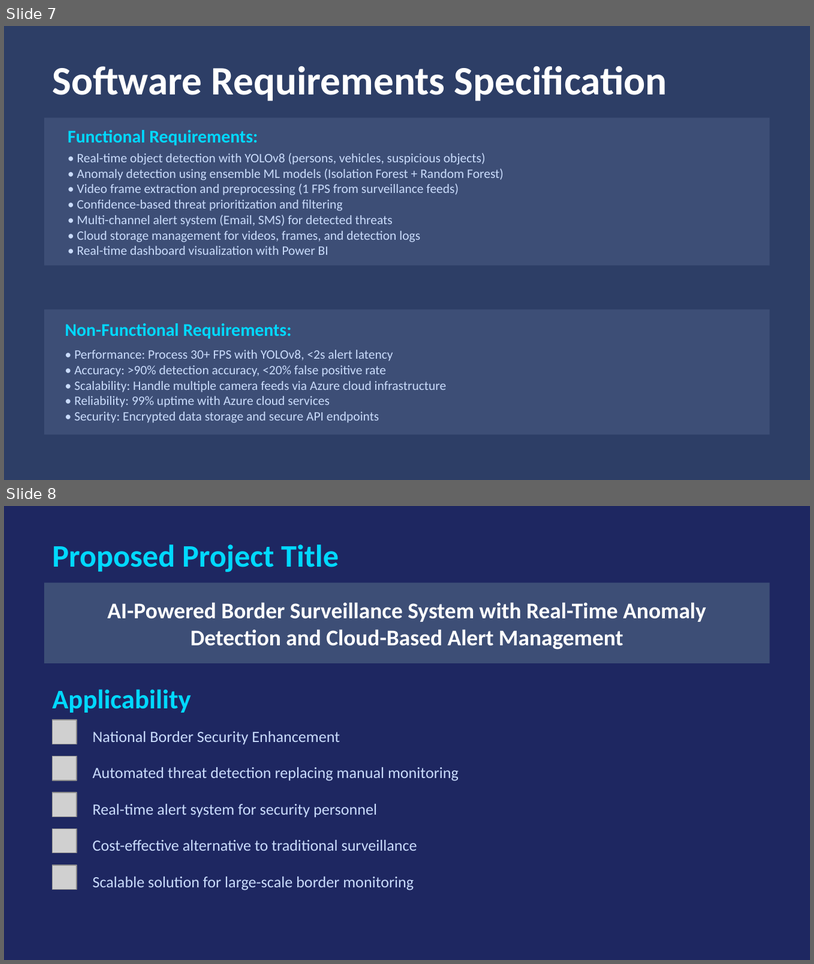
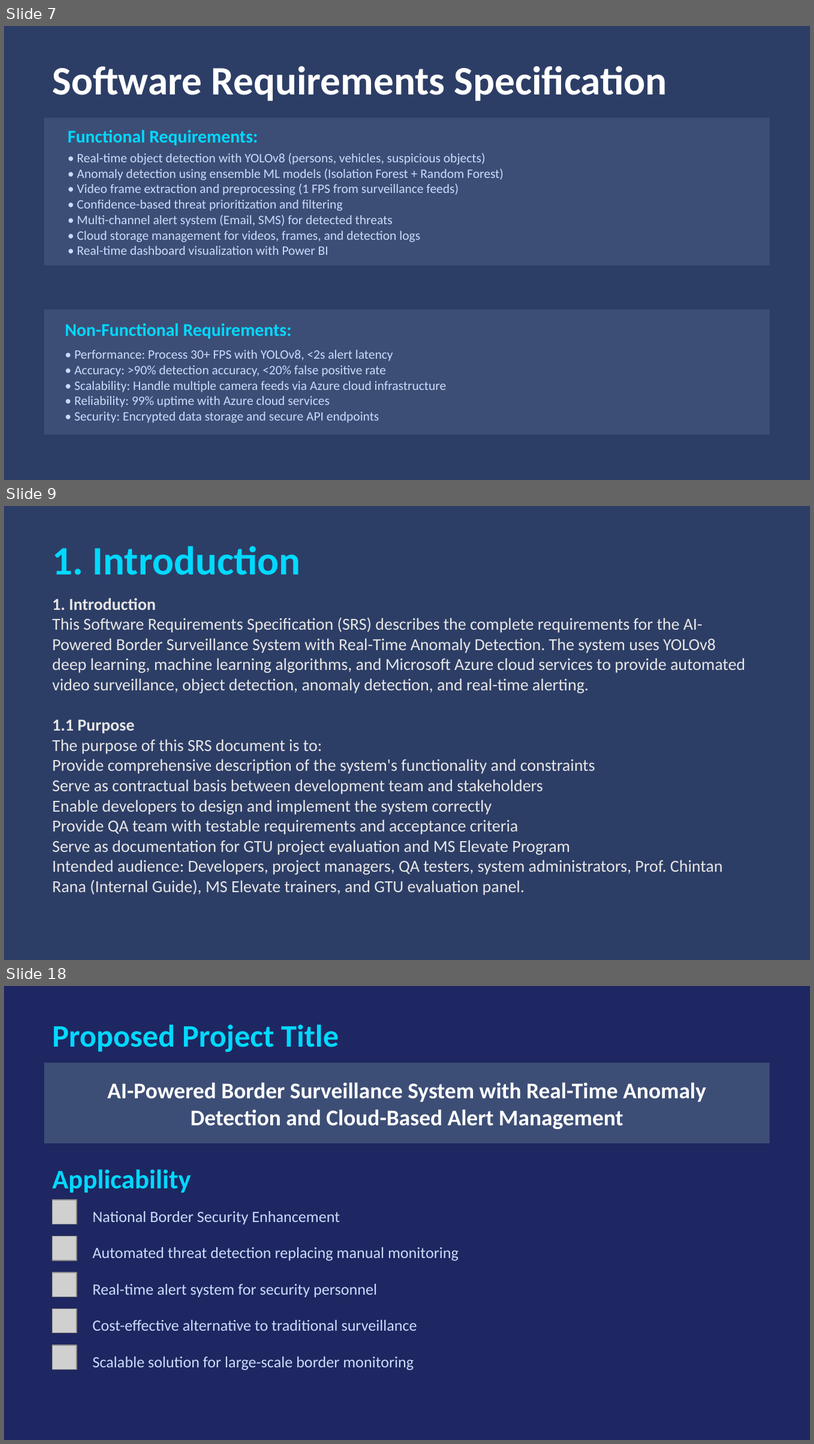
Before and after one commit to jainilgupta02/jay-gupta-ms-elevate-internship, a slide deck: Project/Border_Defence_Presentation.pptx. Shown one above the other, each under a label of ours: slides 7 and 8 before the commit, slides 7, 9 and 18 after it; the slides between them are not shown. The pictures are 814x964 and 814x1444 pixels, drawn with LibreOffice and Linux fonts; fonts in the diff are those of the drawing; grey boxes stand for pictures. Boxes give left, top, right and bottom in pixels: in the first picture for what was removed or moved away, otherwise in the second. Text is boxed around its words. In the diff, an @@ line names an element or a change of style, - is before the commit and + after.

```diff
--- a/Project/Border_Defence_Presentation.pptx
+++ b/Project/Border_Defence_Presentation.pptx
@@ slide 9 added at (x1=4, y1=506, x2=810, y2=960), background #2D3E66 @@
@@ text added at (x1=52, y1=546, x2=301, y2=575), 36 pt, text #00D9FF, bold @@
+1. Introduction
@@ text added at (x1=52, y1=598, x2=746, y2=895), 15 pt, text #E7E6E6 @@
+1. Introduction
+This Software Requirements Specification (SRS) describes the complete requirements for the AI-Powered Border Surveillance System with Real-Time Anomaly Detection. The system uses YOLOv8 deep learning, machine learning algorithms, and Microsoft Azure cloud services to provide automated video surveillance, object detection, anomaly detection, and real-time alerting.
+1.1 Purpose
+The purpose of this SRS document is to:
+Provide comprehensive description of the system's functionality and constraints
+Serve as contractual basis between development team and stakeholders
+Enable developers to design and implement the system correctly
+Provide QA team with testable requirements and acceptance criteria
+Serve as documentation for GTU project evaluation and MS Elevate Program
+Intended audience: Developers, project managers, QA testers, system administrators, Prof. Chintan Rana (Internal Guide), MS Elevate trainers, and GTU evaluation panel.
@@ what was slide 8 is now slide 18 @@
```
Also in this commit, not shown: 9 other slides added, 14 other files.
